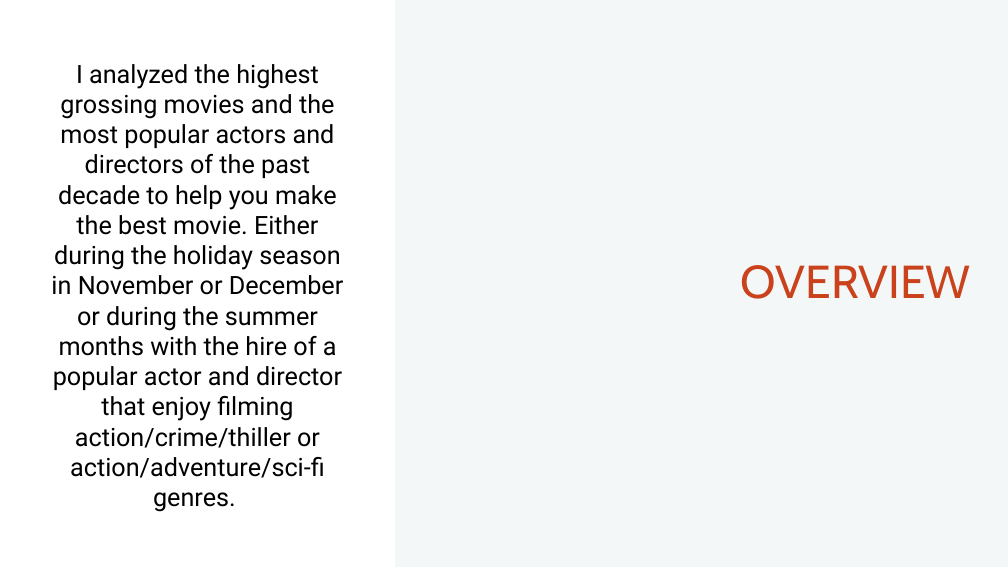
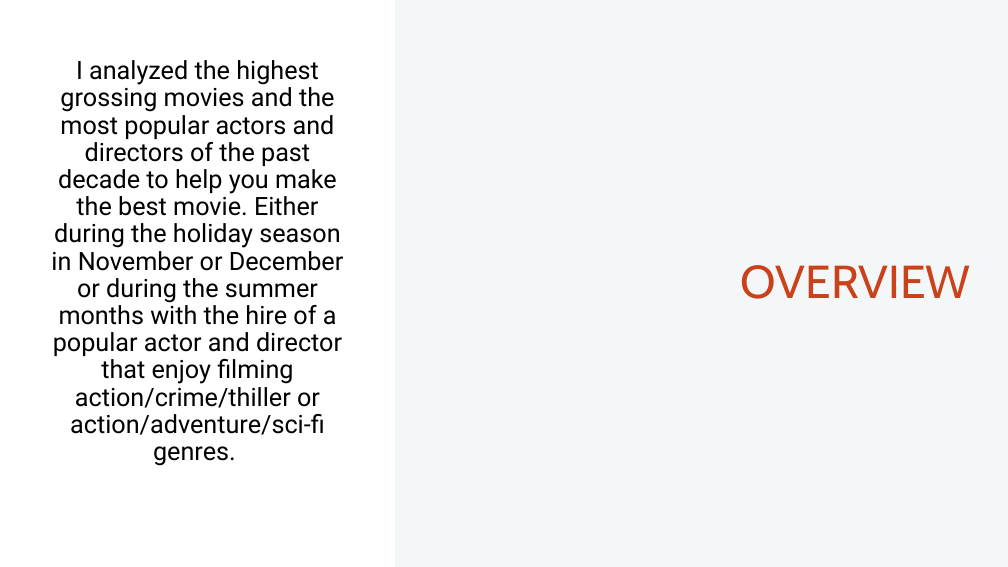
Before and after one commit to MHolthouser1024/Microsoft-Movie-Analysis, a slide deck: slide 3 of Movie_analysis_ppp.pptx. Drawn at 1008x567 pixels with LibreOffice and Linux fonts; fonts in the diff are those of the drawing. Boxes give left, top, right and bottom in pixels: in the first picture for what was removed or moved away, otherwise in the second. Text is boxed around its words. In the diff, an @@ line names an element or a change of style, - is before the commit and + after.

```diff
--- a/Movie_analysis_ppp.pptx
+++ b/Movie_analysis_ppp.pptx
@@ text "I analyzed the highest grossing ..." at [51, 60, 344, 466]: line spacing 1 to 0.9 @@
```
Also in this commit, not shown: 2 other slides changed.
